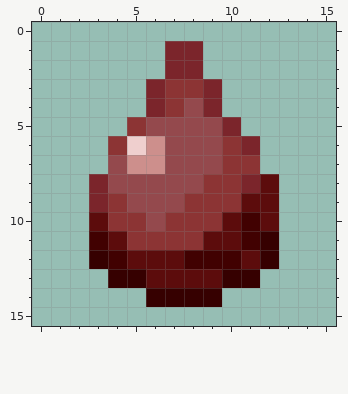
Pixel-art sprite, stored at src/main/resources/assets/rancidresources/item/Blood.png. Above is the file before it was changed.
The file is 16x16 pixels. Colours within 5 levels of each other are drawn and written as one.
The same view after the edit:
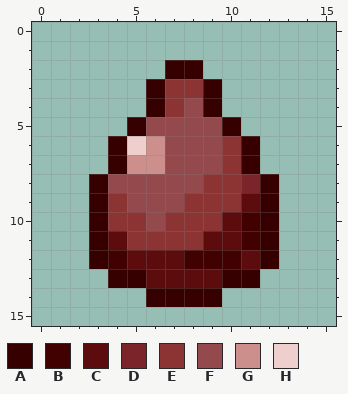
Palette (. is transparent): A #360000  B #410101  C #5c0c0c  D #7b252b  E #8c3434  F #94494d  G #cd8f8c  H #efcfce
Diff:
Colour A replaces colour B in row 11 at x 3.
Colour A replaces colour C in rows 8 to 9 at x 12; in row 10 at x 3 and 12.
Colour A replaces colour D in row 2 at x 7 to 8; in rows 3 to 4 at x 6 and 9; in row 5 at x 10; in row 6 at x 11; in rows 8 to 9 at x 3.
Colour A replaces colour E in row 5 at x 5; in row 6 at x 4; in row 7 at x 11.
Colour A replaces colour F in row 7 at x 4.
The edit erases colour D in row 1 at x 7 to 8.
